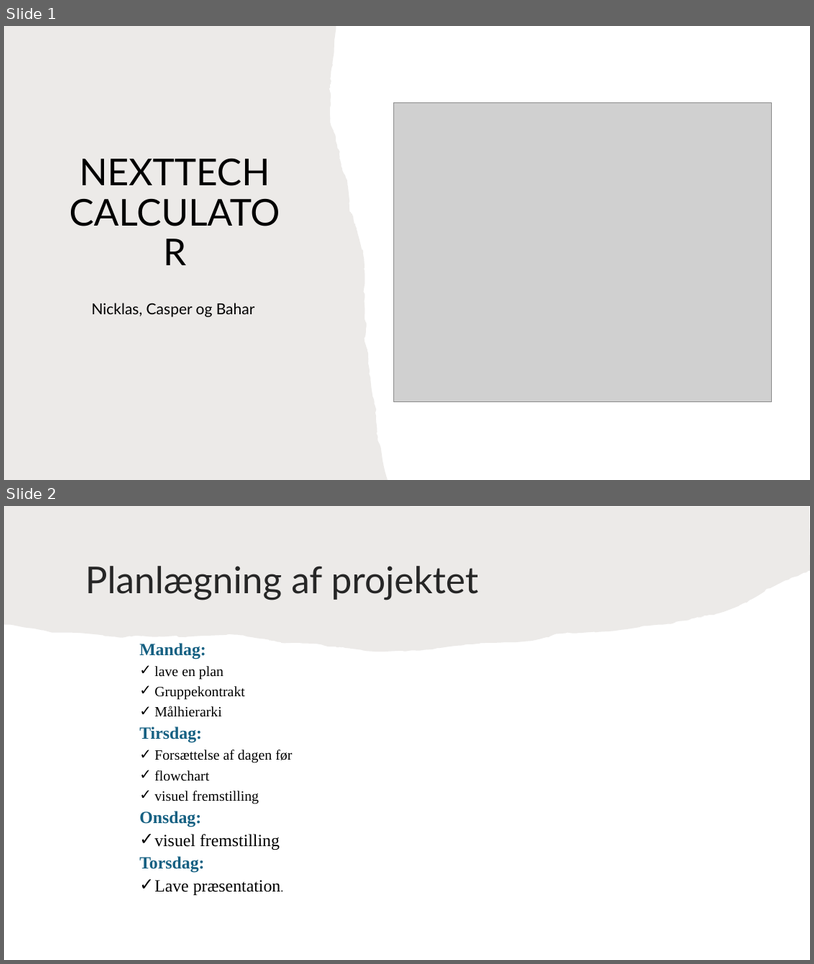
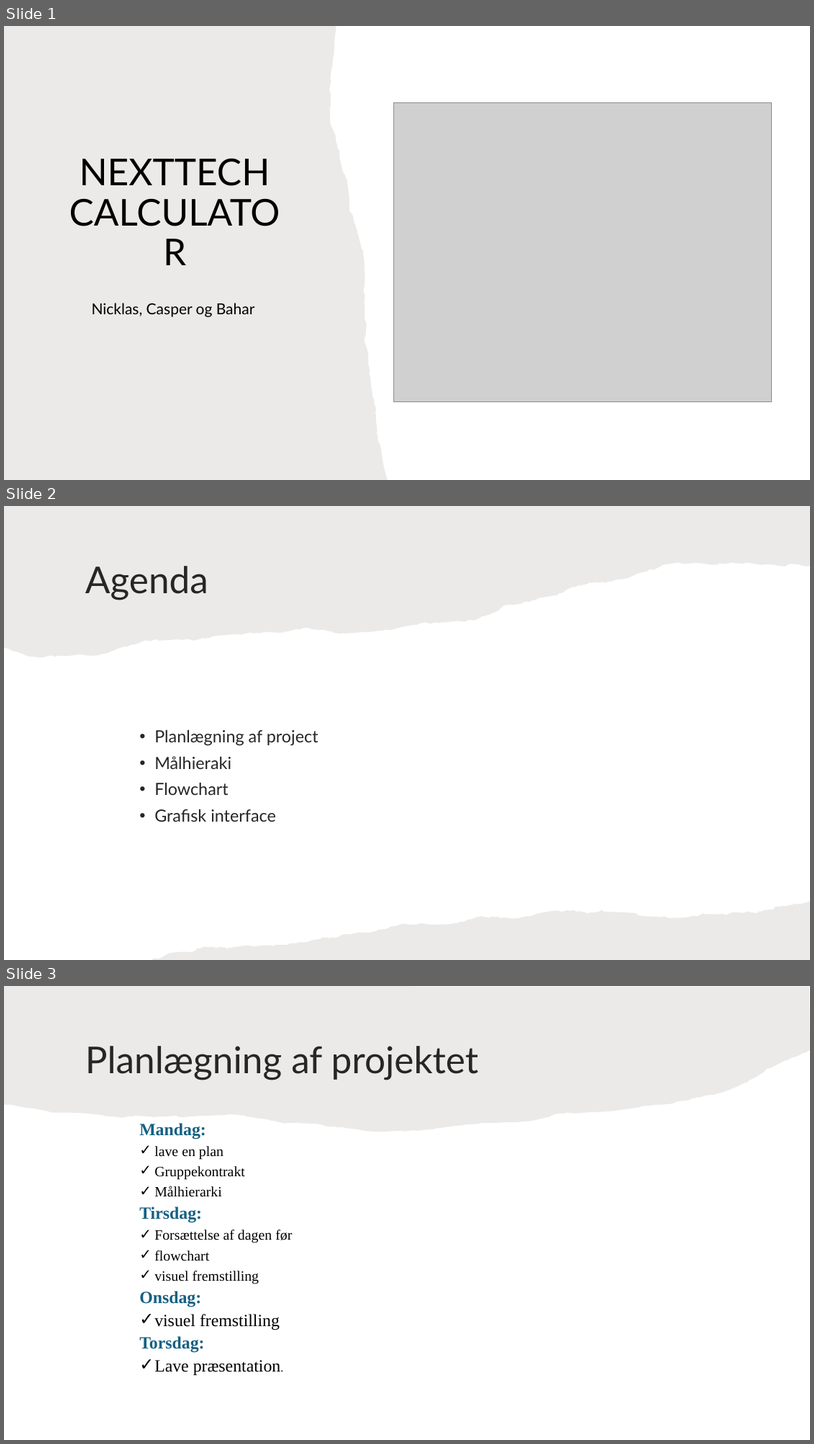
Before and after one commit to JeZoonia/Projekt-1sem, a slide deck: NEXTTECH CALCULATOR.pptx. Shown one above the other, each under a label of ours: slides 1 and 2 before the commit, slides 1, 2 and 3 after it. The pictures are 814x964 and 814x1444 pixels, drawn with LibreOffice and Linux fonts; fonts in the diff are those of the drawing; grey boxes stand for pictures. Boxes give left, top, right and bottom in pixels: in the first picture for what was removed or moved away, otherwise in the second. Text is boxed around its words. In the diff, an @@ line names an element or a change of style, - is before the commit and + after.

Commit message:
præsentation

```diff
--- a/NEXTTECH CALCULATOR.pptx
+++ b/NEXTTECH CALCULATOR.pptx
@@ slide 2 added at (4, 506, 810, 960), background #FFFFFF @@
@@ freeform shape added at (4, 506, 810, 658), fill #82766A at 15% opacity @@
@@ title added at (85, 566, 208, 600), 44 pt, text #262626 @@
+Agenda
@@ text added at (154, 729, 319, 821), 20 pt, text #262626 @@
+• Planlægning af project
+• Målhieraki
+• Flowchart
+• Grafisk interface
@@ freeform shape added at (151, 901, 810, 960), fill #82766A at 15% opacity @@
@@ what was slide 2 is now slide 3 @@
```
